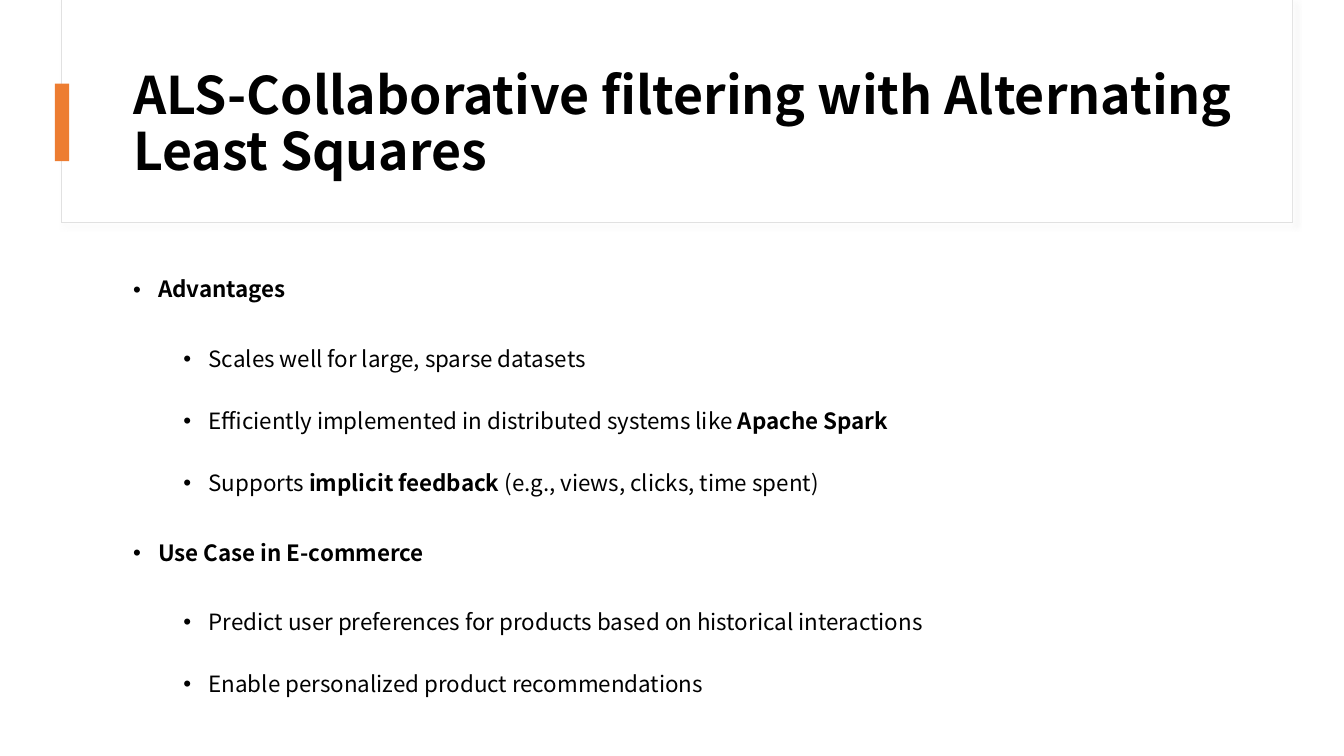
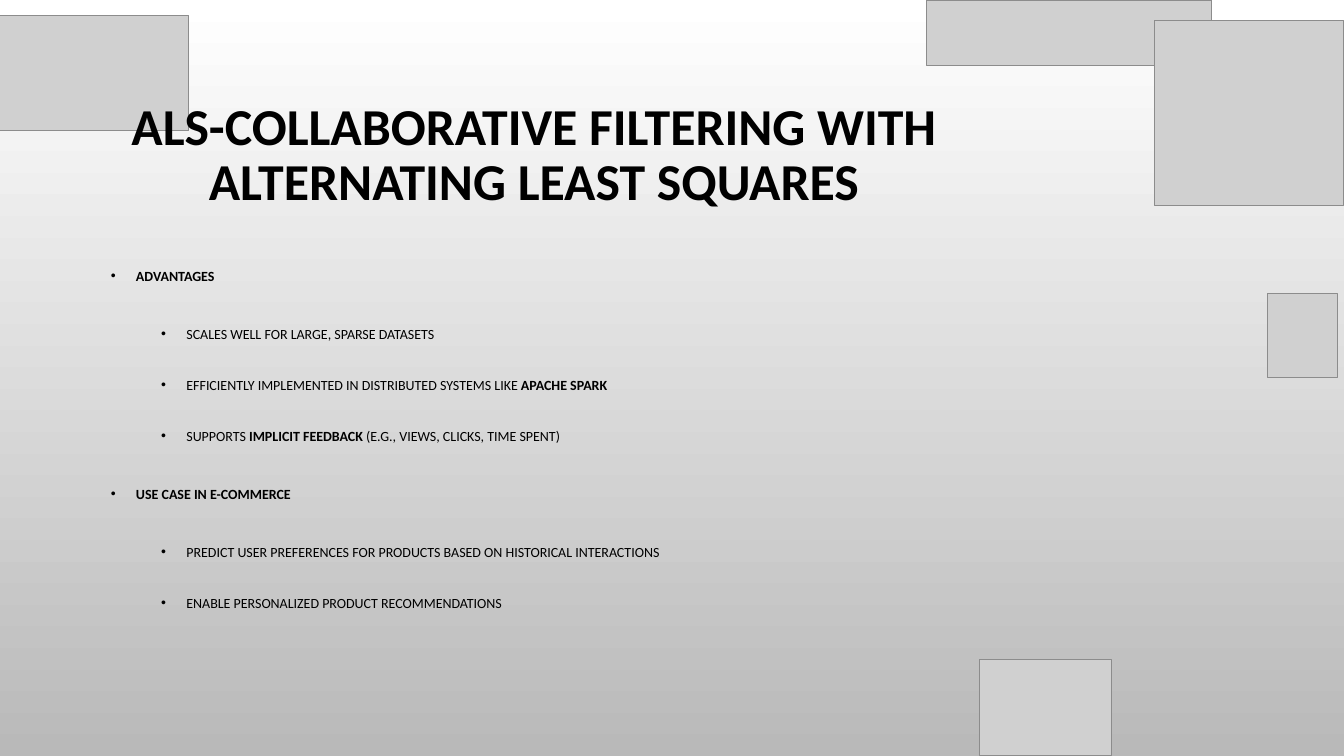
Before and after one commit to susie682/752-project, a slide deck: slide 8 of Commerce Product Recommendation with Spark ML-PPT - V2.pptx. Drawn at 1344x756 pixels with LibreOffice and Linux fonts; fonts in the diff are those of the drawing; grey boxes stand for pictures; background and template pictures are left out. Boxes give left, top, right and bottom in pixels: in the first picture for what was removed or moved away, otherwise in the second. Text is boxed around its words. In the diff, an @@ line names an element or a change of style, - is before the commit and + after.

```diff
--- a/Commerce Product Recommendation with Spark ML-PPT - V2.pptx
+++ b/Commerce Product Recommendation with Spark ML-PPT - V2.pptx
@@ background #FFFFFF to picture (left out) @@
@@ picture added at [0,15,189,130] @@
@@ rectangle removed at [62,0,1293,223] @@
@@ rectangle removed at [63,0,1293,222] @@
@@ picture added at [927,0,1212,66] @@
@@ picture added at [1154,20,1344,206] @@
@@ rectangle removed at [55,84,70,161] @@
@@ title at [131,102,936,207]: text changed; font Noto Sans CJK SC to Calibri @@
-ALS-Collaborative filtering with Alternating Least Squares
+ALS-COLLABORATIVE FILTERING WITH ALTERNATING LEAST SQUARES
@@ text at [136,272,659,608]: text changed; size 16 to 10 pt; font Noto Sans CJK SC to Calibri @@
-• Advantages
-  • Scales well for large, sparse datasets
-  • Efficiently implemented in distributed systems like Apache Spark
-  • Supports implicit feedback (e.g., views, clicks, time spent)
-• Use Case in E-commerce
-  • Predict user preferences for products based on historical interactions
-  • Enable personalized product recommendations
+• ADVANTAGES
+  • SCALES WELL FOR LARGE, SPARSE DATASETS
+  • EFFICIENTLY IMPLEMENTED IN DISTRIBUTED SYSTEMS LIKE APACHE SPARK
+  • SUPPORTS IMPLICIT FEEDBACK (E.G., VIEWS, CLICKS, TIME SPENT)
+• USE CASE IN E-COMMERCE
+  • PREDICT USER PREFERENCES FOR PRODUCTS BASED ON HISTORICAL INTERACTIONS
+  • ENABLE PERSONALIZED PRODUCT RECOMMENDATIONS
@@ picture added at [1267,293,1338,378] @@
@@ picture added at [980,659,1111,756] @@
```
Also in this commit, not shown: 14 other slides changed.
